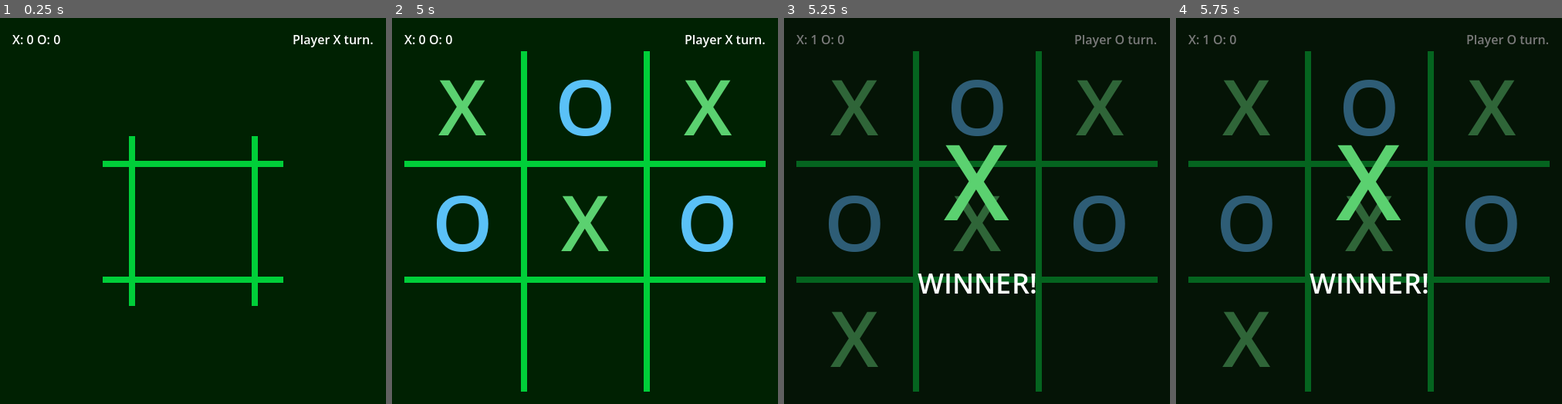
Above: before the commit, frames 1-4 (left to right).
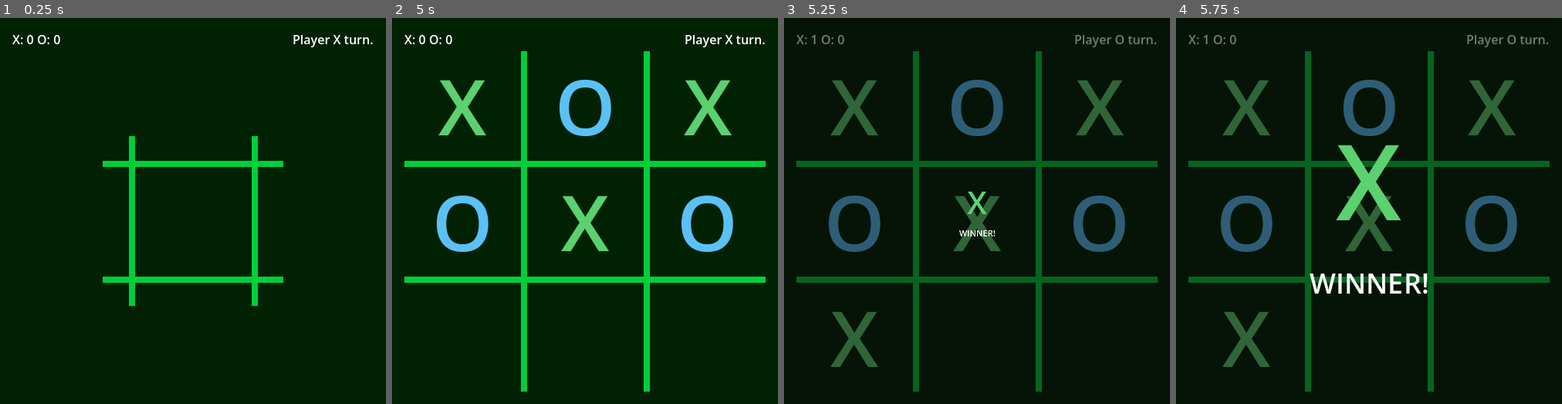
Above: after the commit, the same moments.

Repository: kevincabanilla/tic-tac-toe
Game: Godot game, scene res://scenes/main/main.tscn
Two runs of this game, one before a commit and one after it. Both use one fixed random seed, a clock stepped at 60 frames per second and the inputs below.
Inputs (mouse positions are in pixels of both pictures, inside the frame that each line leads up to):
- Up to frame 1 (0.25 s): no input
- Up to frame 2 (5 s): click (461, 106) at 0.5 s; click (585, 106) at 1.25 s; click (708, 106) at 2 s; click (461, 222) at 2.75 s; click (585, 222) at 3.5 s; click (708, 222) at 4.25 s
- Up to frame 3 (5.25 s): click (853, 338) at 5 s
- Up to frame 4 (5.75 s): no input

Frames 1-2 are identical in both runs. In frame 3, 2.2% of the frame differs, in the area x 34-66%, y 32-72%; in frame 4, nothing differs.

Commit message:
add game over pop up animation

Diff:
--- a/scenes/main/main.gd
+++ b/scenes/main/main.gd
@@ -11,15 +11,12 @@
 	game_ui.update_score(score_manager.get_player_x_score(), score_manager.get_player_o_score())
 	#game_menu.set_message("Player %s wins!" % ("X" if winner == Enums.Player.X else "O"))
 	game_menu.show_winner(winner)
-	game_menu.visible = true
 
 
 func _on_game_manager_game_draw() -> void:
 	game_menu.show_draw()
-	game_menu.visible = true
 
 
 func _on_game_menu_start_game() -> void:
-	game_menu.visible = false
 	game_manager.initialize()
 	game_ui.initialize()
--- a/scenes/ui/game_menu.gd
+++ b/scenes/ui/game_menu.gd
@@ -1,30 +1,33 @@
 extends CanvasLayer
 class_name GameMenu
 
+@export var game_over_message_scene: PackedScene
+
+@onready var center_container = %CenterContainer
+
 signal start_game()
 
-func set_message(text: String) -> void:
-	%Label.text = text
 
 func show_winner(winner: Enums.Player) -> void:
-	set_message("WINNER!")
-	%XLabel.visible = winner == Enums.Player.X
-	%OLabel.visible = winner == Enums.Player.O
+	visible = true
+	var game_over_instance = game_over_message_scene.instantiate() as GameOverMessage
+	center_container.add_child(game_over_instance)
+	game_over_instance.msg_label.text = "WINNER!"
+	game_over_instance.x_label.visible = winner == Enums.Player.X
+	game_over_instance.o_label.visible = winner == Enums.Player.O
 
 
 func show_draw() -> void:
-	set_message("DRAW!")
-	%XLabel.visible = true
-	%OLabel.visible = true
-
-#func _on_player_x_pressed() -> void:
-	#start_game.emit(Enums.Player.X)
-#
-#
-#func _on_player_o_pressed() -> void:
-	#start_game.emit(Enums.Player.O)
+	visible = true
+	var game_over_instance = game_over_message_scene.instantiate() as GameOverMessage
+	center_container.add_child(game_over_instance)
+	game_over_instance.msg_label.text = "DRAW!"
+	game_over_instance.x_label.visible = true
+	game_over_instance.o_label.visible = true
 
 
 func _on_panel_container_gui_input(event: InputEvent) -> void:
 	if event.is_action_pressed("left_click"):
+		visible = false
+		center_container.get_child(0).queue_free()
 		start_game.emit()
--- a/scenes/ui/game_menu.tscn
+++ b/scenes/ui/game_menu.tscn
@@ -1,17 +1,11 @@
 [gd_scene format=3 uid="uid://8y1snlyqkspj"]
 
 [ext_resource type="Script" uid="uid://87mkkkeused" path="res://scenes/ui/game_menu.gd" id="1_5s0hc"]
-
-[sub_resource type="Animation" id="Animation_5s0hc"]
-resource_name = "result_animation"
-
-[sub_resource type="AnimationLibrary" id="AnimationLibrary_tup5k"]
-_data = {
-&"result_animation": SubResource("Animation_5s0hc")
-}
+[ext_resource type="PackedScene" uid="uid://dd7p321ytiu8f" path="res://scenes/ui/game_over_message.tscn" id="2_tup5k"]
 
 [node name="GameMenu" type="CanvasLayer" unique_id=1896866833]
 script = ExtResource("1_5s0hc")
+game_over_message_scene = ExtResource("2_tup5k")
 
 [node name="MarginContainer" type="MarginContainer" parent="." unique_id=1763147287]
 anchors_preset = 15
@@ -26,69 +20,7 @@
 mouse_filter = 1
 
 [node name="CenterContainer" type="CenterContainer" parent="MarginContainer/PanelContainer" unique_id=27314204]
+unique_name_in_owner = true
 layout_mode = 2
 
-[node name="VBoxContainer" type="VBoxContainer" parent="MarginContainer/PanelContainer/CenterContainer" unique_id=1857564857]
-layout_mode = 2
-theme_override_constants/separation = 16
-alignment = 1
-
-[node name="HFlowContainer2" type="HFlowContainer" parent="MarginContainer/PanelContainer/CenterContainer/VBoxContainer" unique_id=1168763921]
-layout_mode = 2
-theme_override_constants/h_separation = 8
-alignment = 1
-
-[node name="XLabel" type="Label" parent="MarginContainer/PanelContainer/CenterContainer/VBoxContainer/HFlowContainer2" unique_id=516208191]
-unique_name_in_owner = true
-layout_mode = 2
-mouse_filter = 1
-theme_override_colors/font_color = Color(0.35686275, 0.81960785, 0.4392157, 1)
-theme_override_font_sizes/font_size = 136
-text = "X"
-horizontal_alignment = 1
-
-[node name="OLabel" type="Label" parent="MarginContainer/PanelContainer/CenterContainer/VBoxContainer/HFlowContainer2" unique_id=1306131611]
-unique_name_in_owner = true
-layout_mode = 2
-mouse_filter = 1
-theme_override_colors/font_color = Color(0.3529412, 0.75686276, 0.96862745, 1)
-theme_override_font_sizes/font_size = 136
-text = "O"
-horizontal_alignment = 1
-
-[node name="Label" type="Label" parent="MarginContainer/PanelContainer/CenterContainer/VBoxContainer" unique_id=137985507]
-unique_name_in_owner = true
-layout_mode = 2
-mouse_filter = 1
-theme_override_colors/font_color = Color(1, 1, 1, 1)
-theme_override_font_sizes/font_size = 36
-text = "WINNER!"
-horizontal_alignment = 1
-
-[node name="HFlowContainer" type="HFlowContainer" parent="MarginContainer/PanelContainer/CenterContainer/VBoxContainer" unique_id=743653863]
-custom_minimum_size = Vector2(200, 0)
-layout_mode = 2
-theme_override_constants/h_separation = 30
-alignment = 1
-
-[node name="PlayerX" type="Button" parent="MarginContainer/PanelContainer/CenterContainer/VBoxContainer/HFlowContainer" unique_id=1830640940]
-unique_name_in_owner = true
-visible = false
-custom_minimum_size = Vector2(80, 40)
-layout_mode = 2
-size_flags_horizontal = 4
-text = "X"
-
-[node name="PlayerO" type="Button" parent="MarginContainer/PanelContainer/CenterContainer/VBoxContainer/HFlowContainer" unique_id=312154233]
-unique_name_in_owner = true
-visible = false
-custom_minimum_size = Vector2(80, 40)
-layout_mode = 2
-size_flags_horizontal = 4
-text = "O
-"
-
-[node name="AnimationPlayer" type="AnimationPlayer" parent="." unique_id=1463980385]
-libraries/ = SubResource("AnimationLibrary_tup5k")
-
 [connection signal="gui_input" from="MarginContainer/PanelContainer" to="." method="_on_panel_container_gui_input"]
--- /dev/null
+++ b/scenes/ui/game_over_message.gd
@@ -0,0 +1,25 @@
+extends VBoxContainer
+class_name GameOverMessage
+
+@onready var msg_label = %Label
+@onready var x_label = %XLabel
+@onready var o_label = %OLabel
+
+
+#func show_animation() -> void:
+	#alert_container.scale = Vector2.ZERO				            # Start invisible (0 scale)
+	#alert_container.pivot_offset = alert_container.size / 2         # Scale from center (important for UI)
+	#visible = true
+#
+	#var tween = create_tween()
+	#tween.tween_property(alert_container, "scale", Vector2.ONE, 0.4)\
+	#.set_trans(Tween.TRANS_BACK)\
+	#.set_ease(Tween.EASE_OUT)
+
+
+#func _on_player_x_pressed() -> void:
+	#start_game.emit(Enums.Player.X)
+#
+#
+#func _on_player_o_pressed() -> void:
+	#start_game.emit(Enums.Player.O)
--- /dev/null
+++ b/scenes/ui/game_over_message.tscn
@@ -0,0 +1,112 @@
+[gd_scene format=3 uid="uid://dd7p321ytiu8f"]
+
+[ext_resource type="Script" uid="uid://uvptdppb86lj" path="res://scenes/ui/game_over_message.gd" id="1_akquj"]
+
+[sub_resource type="Animation" id="Animation_osycc"]
+length = 0.001
+tracks/0/type = "value"
+tracks/0/imported = false
+tracks/0/enabled = true
+tracks/0/path = NodePath(".:scale")
+tracks/0/interp = 1
+tracks/0/loop_wrap = true
+tracks/0/keys = {
+"times": PackedFloat32Array(0),
+"transitions": PackedFloat32Array(1),
+"update": 0,
+"values": [Vector2(1, 1)]
+}
+
+[sub_resource type="Animation" id="Animation_akquj"]
+resource_name = "scale_animation"
+length = 0.45
+step = 0.05
+tracks/0/type = "value"
+tracks/0/imported = false
+tracks/0/enabled = true
+tracks/0/path = NodePath(".:scale")
+tracks/0/interp = 1
+tracks/0/loop_wrap = true
+tracks/0/keys = {
+"times": PackedFloat32Array(0, 0.35, 0.45),
+"transitions": PackedFloat32Array(2, -2, 0.5),
+"update": 0,
+"values": [Vector2(0, 0), Vector2(1.1, 1.1), Vector2(1, 1)]
+}
+
+[sub_resource type="AnimationLibrary" id="AnimationLibrary_n6yh3"]
+_data = {
+&"RESET": SubResource("Animation_osycc"),
+&"scale_animation": SubResource("Animation_akquj")
+}
+
+[node name="GameOverMessage" type="VBoxContainer" unique_id=596680548]
+offset_left = -100.0
+offset_top = -134.0
+offset_right = 100.0
+offset_bottom = 134.0
+pivot_offset = Vector2(100, 134)
+size_flags_horizontal = 4
+size_flags_vertical = 4
+theme_override_constants/separation = 16
+alignment = 1
+script = ExtResource("1_akquj")
+
+[node name="HFlowContainer2" type="HFlowContainer" parent="." unique_id=1017734616]
+layout_mode = 2
+theme_override_constants/h_separation = 8
+alignment = 1
+
+[node name="XLabel" type="Label" parent="HFlowContainer2" unique_id=100834715]
+unique_name_in_owner = true
+layout_mode = 2
+mouse_filter = 1
+theme_override_colors/font_color = Color(0.35686275, 0.81960785, 0.4392157, 1)
+theme_override_font_sizes/font_size = 136
+text = "X"
+horizontal_alignment = 1
+
+[node name="OLabel" type="Label" parent="HFlowContainer2" unique_id=504697076]
+unique_name_in_owner = true
+layout_mode = 2
+mouse_filter = 1
+theme_override_colors/font_color = Color(0.3529412, 0.75686276, 0.96862745, 1)
+theme_override_font_sizes/font_size = 136
+text = "O"
+horizontal_alignment = 1
+
+[node name="Label" type="Label" parent="." unique_id=1674994309]
+unique_name_in_owner = true
+layout_mode = 2
+mouse_filter = 1
+theme_override_colors/font_color = Color(1, 1, 1, 1)
+theme_override_font_sizes/font_size = 36
+text = "WINNER!"
+horizontal_alignment = 1
+
+[node name="HFlowContainer" type="HFlowContainer" parent="." unique_id=658293206]
+custom_minimum_size = Vector2(200, 0)
+layout_mode = 2
+theme_override_constants/h_separation = 30
+alignment = 1
+
+[node name="PlayerX" type="Button" parent="HFlowContainer" unique_id=140529413]
+unique_name_in_owner = true
+visible = false
+custom_minimum_size = Vector2(80, 40)
+layout_mode = 2
+size_flags_horizontal = 4
+text = "X"
+
+[node name="PlayerO" type="Button" parent="HFlowContainer" unique_id=179001622]
+unique_name_in_owner = true
+visible = false
+custom_minimum_size = Vector2(80, 40)
+layout_mode = 2
+size_flags_horizontal = 4
+text = "O
+"
+
+[node name="AnimationPlayer" type="AnimationPlayer" parent="." unique_id=1600577183]
+libraries/ = SubResource("AnimationLibrary_n6yh3")
+autoplay = &"scale_animation"
Not shown, added: scenes/ui/game_over_message.gd.uid
